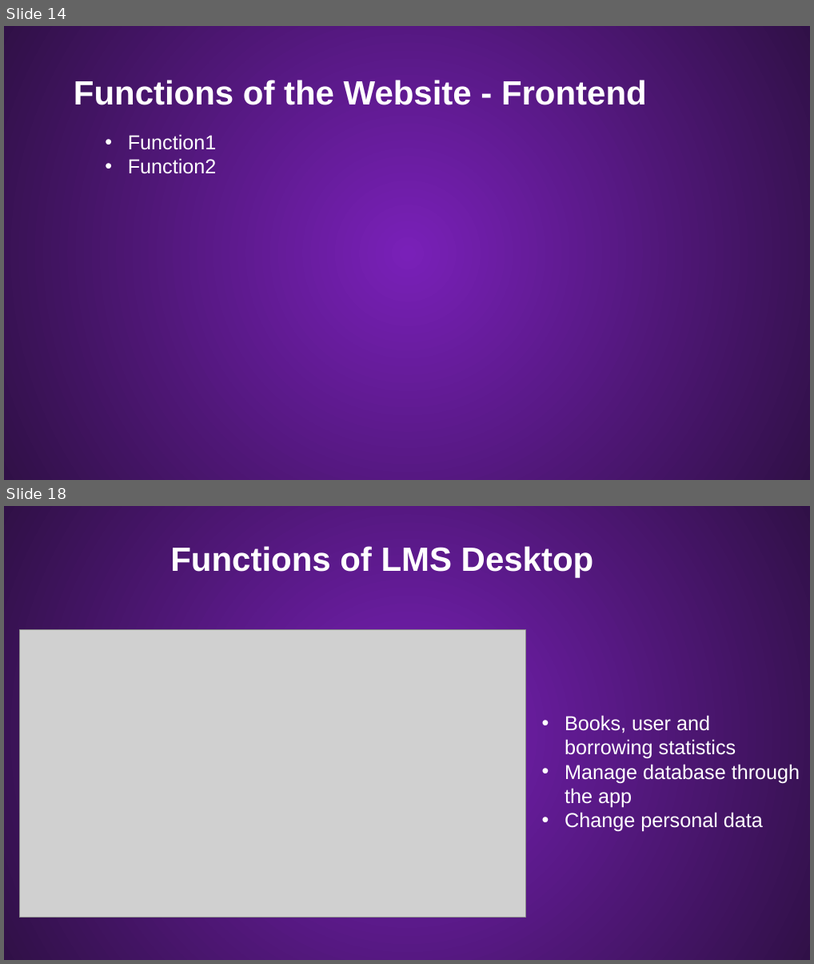
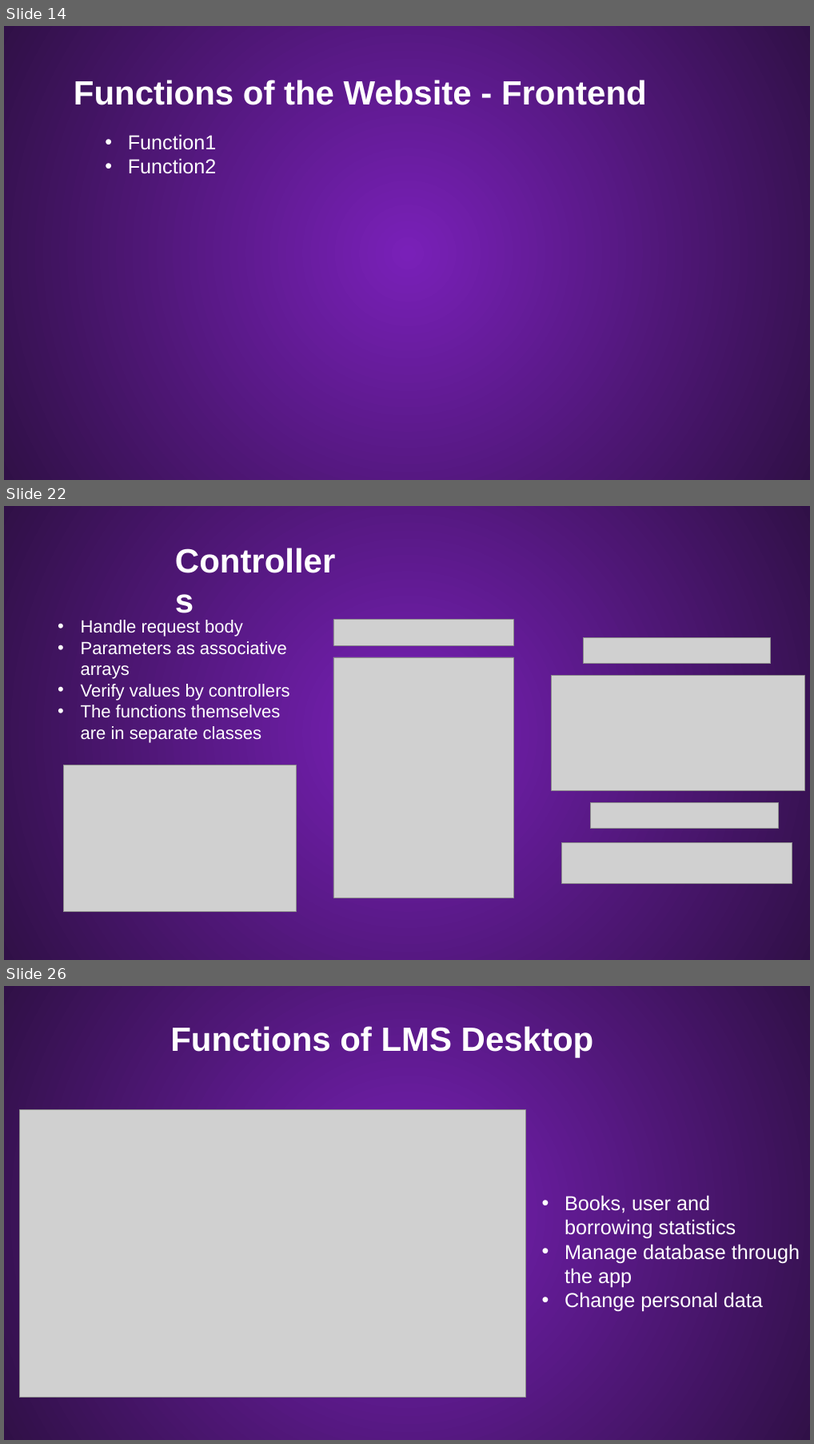
Before and after one commit to Palacsinta002/LMS, a slide deck: Presentation/LMS Presentation.pptx. Shown one above the other, each under a label of ours: slides 14 and 18 before the commit, slides 14, 22 and 26 after it; the slides between them are not shown. The pictures are 814x964 and 814x1444 pixels, drawn with LibreOffice and Linux fonts; fonts in the diff are those of the drawing; grey boxes stand for pictures; background and template pictures are left out. Boxes give left, top, right and bottom in pixels: in the first picture for what was removed or moved away, otherwise in the second. Text is boxed around its words. In the diff, an @@ line names an element or a change of style, - is before the commit and + after.

```diff
--- a/Presentation/LMS Presentation.pptx
+++ b/Presentation/LMS Presentation.pptx
@@ slide 22 added at (x1=4, y1=506, x2=810, y2=960), background #54167F; not listed: 1 template element that a slide beside it also shows @@
@@ text added at (x1=81, y1=620, x2=287, y2=743), 21 pt, text #FFFFFF @@
+• Handle request body
+• Parameters as associative arrays
+• Verify values by controllers
+• The functions themselves are in separate classes
@@ picture added at (x1=334, y1=620, x2=514, y2=646) @@
@@ picture added at (x1=583, y1=638, x2=771, y2=664) @@
@@ picture added at (x1=334, y1=657, x2=514, y2=897) @@
@@ text added at (x1=209, y1=684, x2=290, y2=697), 40 pt, text #FFFFFF, bold @@
+Controllers
@@ picture added at (x1=551, y1=676, x2=805, y2=790) @@
@@ picture added at (x1=63, y1=765, x2=296, y2=912) @@
@@ picture added at (x1=591, y1=803, x2=778, y2=828) @@
@@ picture added at (x1=562, y1=842, x2=793, y2=883) @@
@@ what was slide 18 is now slide 26 @@
```
Also in this commit, not shown: 7 slides changed, 8 other slides added, 1 slide removed.
